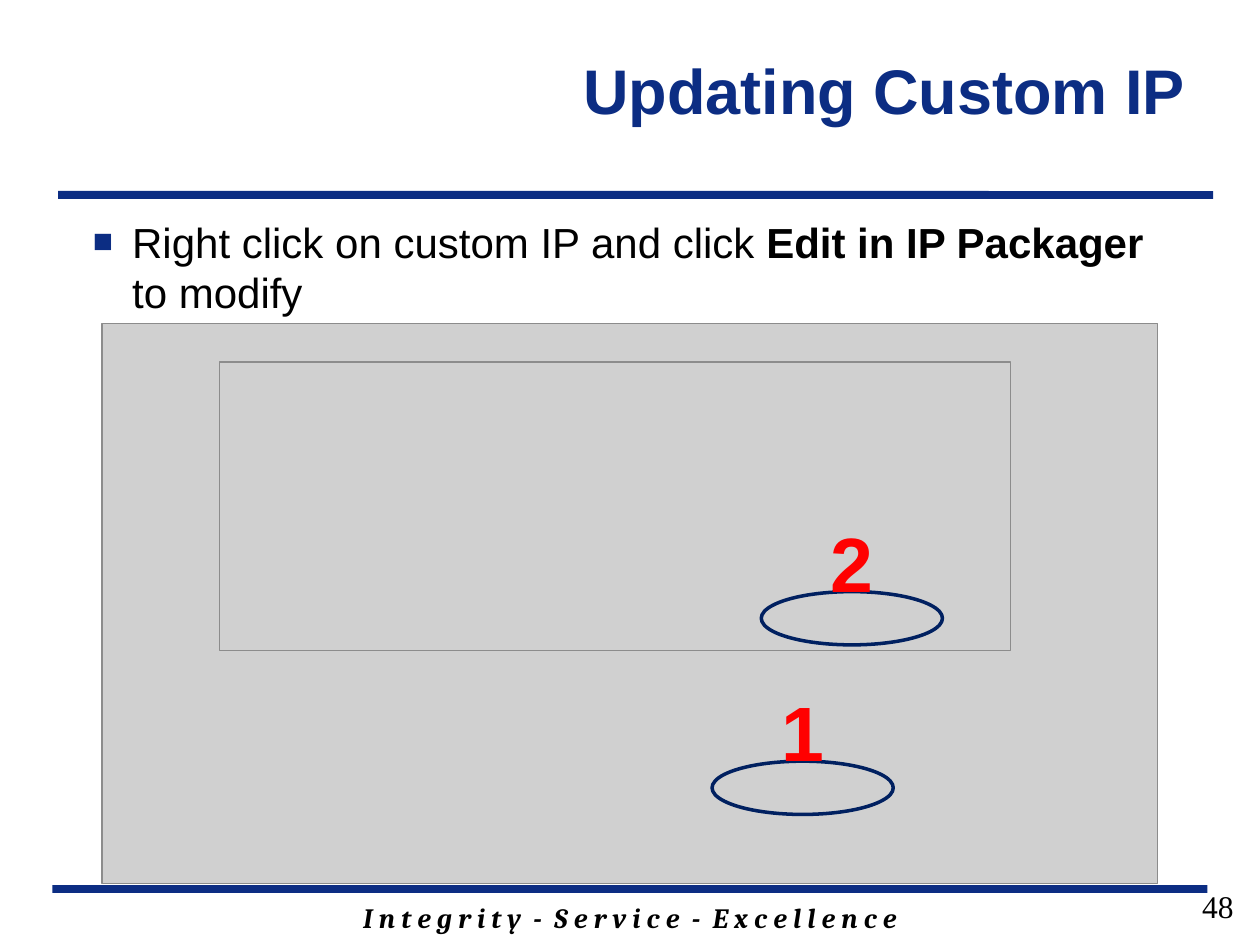
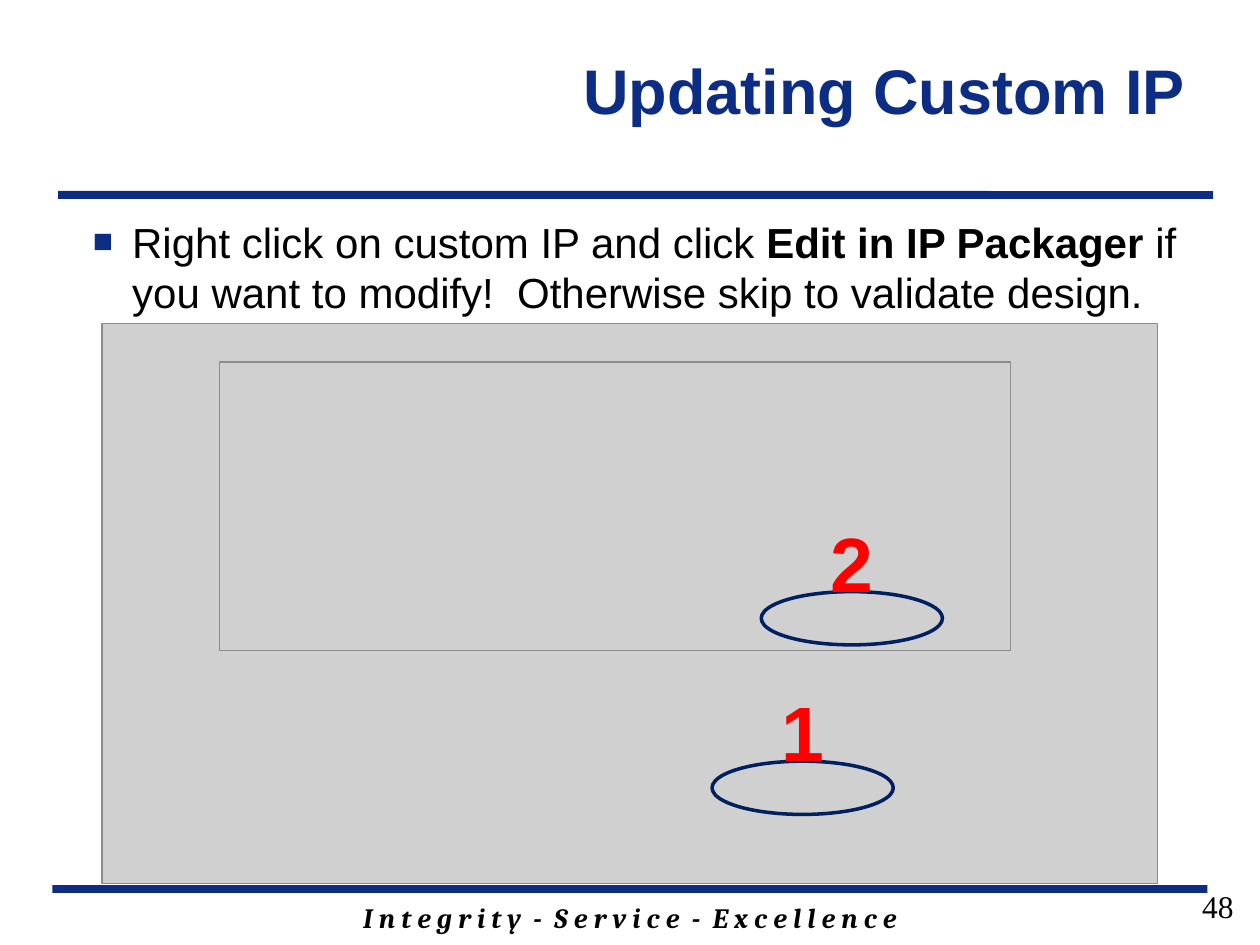
Before and after one commit to jfalkinburg/ECE383_web, a slide deck: slide 48 of lecture/slides/ECE_383_Lec18.pptx. Drawn at 1260x945 pixels with LibreOffice and Linux fonts; fonts in the diff are those of the drawing; grey boxes stand for pictures; background and template pictures are left out. Boxes give left, top, right and bottom in pixels: in the first picture for what was removed or moved away, otherwise in the second. Text is boxed around its words. In the diff, an @@ line names an element or a change of style, - is before the commit and + after.

```diff
--- a/lecture/slides/ECE_383_Lec18.pptx
+++ b/lecture/slides/ECE_383_Lec18.pptx
@@ text at (132, 227, 1176, 317): text changed @@
-■ Right click on custom IP and click Edit in IP Packager to modify
+■ Right click on custom IP and click Edit in IP Packager if you want to modify! Otherwise skip to validate design.
```
Also in this commit, not shown: 3 other slides changed, 2 other files.
